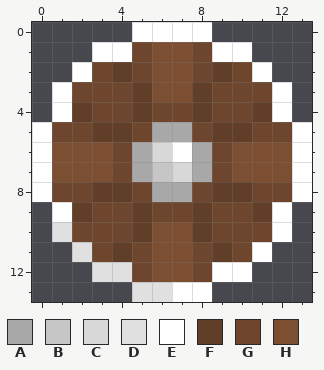
Pixel-art sprite -- shield1.png. The first picture shows the starting point.
The file is 56x56 pixels, drawn in blocks of 4x4; one block is one cell here. Colours within 5 levels of each other are drawn and written as one.
Palette (. is transparent): A #a8a8a8  B #c6c6c6  C #d8d8d8  D #e0e0e0  E #ffffff  F #613e28  G #6e462d  H #7c4f32
The same view after the edit:
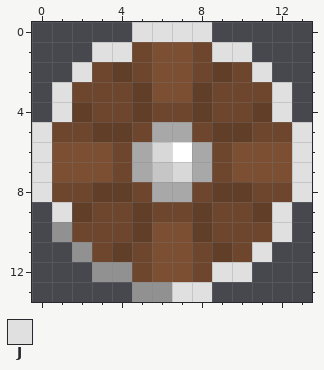
Colours new in this view: J #e0e0e0
The edit:
@@ palette @@
-D #e0e0e0
+D #919191
@@ x 0..13 @@
- 0 .....EEEE.....
- 1 ...EEGHHGEE...
- 2 ..EGFGHHGFGE..
- 3 .EGGGFHHFGGGE.
- 4 .EFGGFGGFGGFE.
- 5 EGGFFGAAGFFGGE
- 6 EHHHGACEAGHHHE
- 7 EHHHGABCAGHHHE
- 8 EGGFFGAAGFFGGE
- 9 .EFGGFGGFGGFE.
-10 .DGGGFHHFGGGE.
-11 ..DGFGHHGFGE..
-12 ...DDGHHGEE...
-13 .....DDEE.....
+ 0 .....JJJJ.....
+ 1 ...JJGHHGJJ...
+ 2 ..JGFGHHGFGJ..
+ 3 .JGGGFHHFGGGJ.
+ 4 .JFGGFGGFGGFJ.
+ 5 JGGFFGAAGFFGGJ
+ 6 JHHHGACEAGHHHJ
+ 7 JHHHGABCAGHHHJ
+ 8 JGGFFGAAGFFGGJ
+ 9 .JFGGFGGFGGFJ.
+10 .DGGGFHHFGGGJ.
+11 ..DGFGHHGFGJ..
+12 ...DDGHHGJJ...
+13 .....DDJJ.....
Changed places in both pictures, as pixel boxes (x1, y1, x2, y2):
changed: (32, 22, 312, 302)
